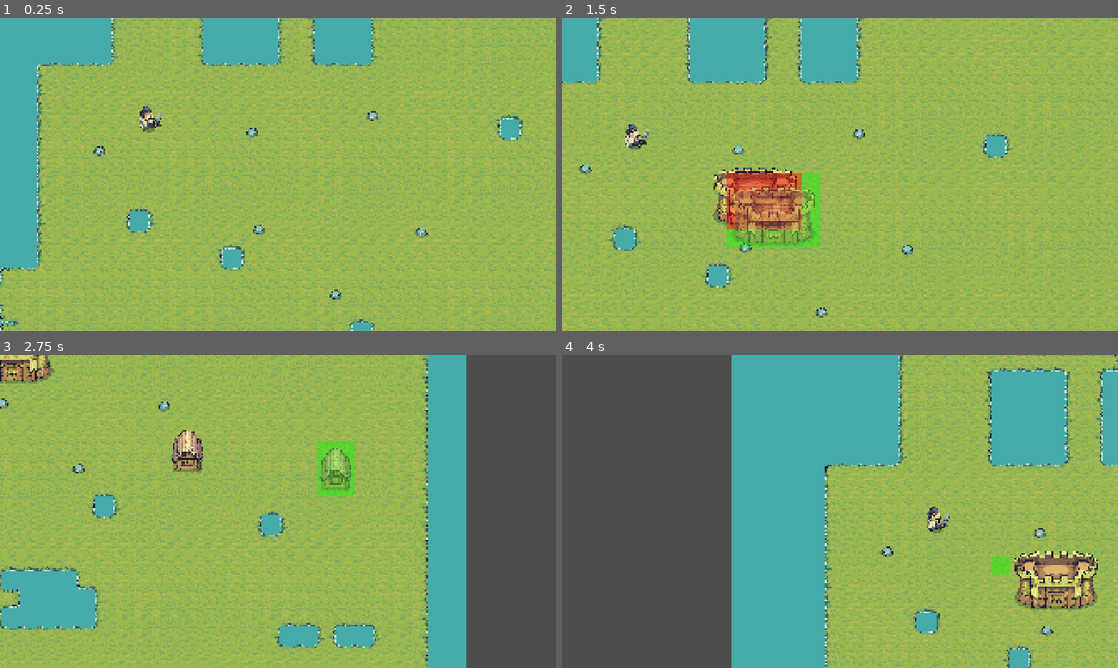
Above: before the commit, frames 1-4 (two rows, left to right).
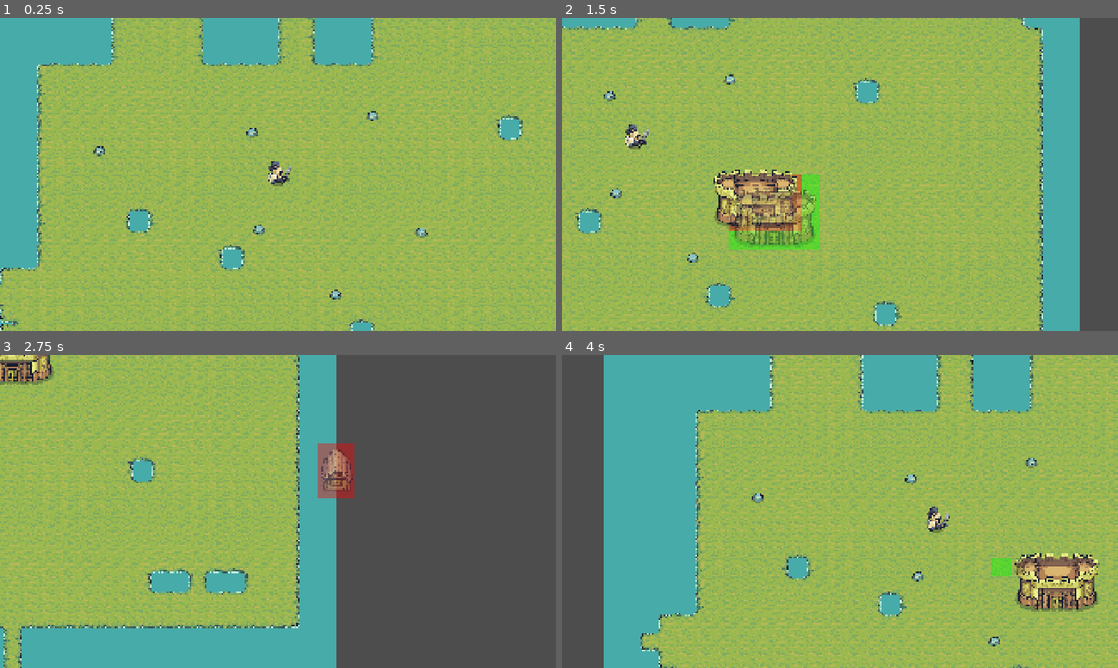
Above: after the commit, the same moments.

Repository: pescmy/tiny-billions
Game: Godot game, scene res://scenes/world/world.tscn
Two runs of this game, one before a commit and one after it. Both use one fixed random seed, a clock stepped at 60 frames per second and the inputs below.
Inputs (mouse positions are in pixels of both pictures, inside the frame that each line leads up to):
- Up to frame 1 (0.25 s): no input
- Up to frame 2 (1.5 s): tap Enter at 0.5 s; move the mouse to (962, 158) at 0.52 s; hold D (right) 0.53-1.28 s; tap Space (find_king) at 0.6 s; click (962, 158) at 0.67 s; move the mouse to (728, 190) at 1.27 s; hold S (down) from 1.28 s (still down); tap 1 at 1.35 s; click (728, 190) at 1.42 s
- Up to frame 3 (2.75 s): move the mouse to (333, 442) at 2.02 s; release S (down) at 2.03 s; hold D (right) from 2.03 s (still down); tap 2 at 2.1 s; click (333, 442) at 2.17 s
- Up to frame 4 (4 s): move the mouse to (812, 574) at 2.77 s; release D (right) at 2.78 s; hold W (up) 2.78-3.53 s; tap 3 at 2.85 s; click (812, 574) at 2.92 s; move the mouse to (1006, 558) at 3.52 s; hold A (left) from 3.53 s (still down); tap Space (find_king) at 3.6 s; click (1006, 558) at 3.67 s

The runs differ from the first frame. In frame 1, 0.4% of the frame differs, in the area x 25-53%, y 28-54%; in frame 2, 52%; in frame 3, 57%; in frame 4, 65%, in the area x 7-100%, y 0-100%.

Commit message:
add in king radius for building and update ghost preview to accomodate

Diff:
--- a/project.godot
+++ b/project.godot
@@ -85,6 +85,7 @@
 2d_physics/layer_3="Enemies"
 2d_physics/layer_4="Buildings"
 2d_physics/layer_5="Objects"
+2d_physics/layer_6="BuildZone"
 
 [physics]
 
--- a/scenes/buildings/base/house.tscn
+++ b/scenes/buildings/base/house.tscn
@@ -7,6 +7,8 @@
 size = Vector2(70, 75)
 
 [node name="House" type="StaticBody2D" unique_id=1579707852]
+collision_layer = 9
+collision_mask = 0
 script = ExtResource("1_37mxk")
 grid_size = Vector2i(2, 3)
 
--- a/scenes/buildings/base/towncentre.tscn
+++ b/scenes/buildings/base/towncentre.tscn
@@ -7,6 +7,8 @@
 size = Vector2(224, 104)
 
 [node name="TownCentre" type="StaticBody2D" unique_id=1579707852]
+collision_layer = 8
+collision_mask = 0
 script = ExtResource("1_5fqts")
 grid_size = Vector2i(5, 4)
 
--- a/scenes/buildings/base/wall.tscn
+++ b/scenes/buildings/base/wall.tscn
@@ -7,6 +7,8 @@
 size = Vector2(64, 64)
 
 [node name="Wall" type="StaticBody2D" unique_id=1579707852]
+collision_layer = 8
+collision_mask = 0
 script = ExtResource("1_aj1e4")
 
 [node name="Sprite2D" type="Sprite2D" parent="." unique_id=536271453]
--- a/scenes/player/king.tscn
+++ b/scenes/player/king.tscn
@@ -6,6 +6,9 @@
 [sub_resource type="CapsuleShape2D" id="CapsuleShape2D_v7dht"]
 radius = 12.0
 height = 46.0
+
+[sub_resource type="CircleShape2D" id="CircleShape2D_v7dht"]
+radius = 500.0
 
 [node name="King" type="CharacterBody2D" unique_id=1401887729]
 collision_layer = 2
@@ -24,3 +27,10 @@
 simplify_path = true
 avoidance_enabled = true
 debug_enabled = true
+
+[node name="BuildRadius" type="Area2D" parent="." unique_id=317352294]
+collision_layer = 32
+collision_mask = 0
+
+[node name="CollisionShape2D" type="CollisionShape2D" parent="BuildRadius" unique_id=361956502]
+shape = SubResource("CircleShape2D_v7dht")
--- a/scenes/world/world.tscn
+++ b/scenes/world/world.tscn
@@ -65,9 +65,8 @@
 [node name="Characters" type="Node2D" parent="." unique_id=678179957]
 
 [node name="King" parent="Characters" unique_id=1401887729 instance=ExtResource("6_t5ptc")]
-position = Vector2(-445, -187)
 collision_mask = 28
 
+[node name="GridVisual" parent="." unique_id=1307838698 instance=ExtResource("11_5qq27")]
+
 [node name="Buildings" type="Node2D" parent="." unique_id=1179630860]
-
-[node name="GridVisual" parent="." unique_id=1307838698 instance=ExtResource("11_5qq27")]
--- a/scripts/build_manager.gd
+++ b/scripts/build_manager.gd
@@ -13,15 +13,16 @@
 	"wall": Vector2i(1, 1)
 }
 
-
 var current_building_type: String = ""
 var current_building_size: Vector2i = Vector2i(1, 1)
-
 
 var occupied_cells: Dictionary = {}
 
 var in_build_mode: bool = false
+var build_in_king_radius: bool = false
 var current_build_scene: PackedScene = null
+
+var king_global_position: Vector2 = Vector2.ZERO
 
 signal building_selected(scene: PackedScene)
 signal exit_build_mode
@@ -32,12 +33,22 @@
 
 
 func can_place_building(grid_position) -> bool:
-	for x in current_building_size.x:
-		for y in current_building_size.y:
-			var cell = grid_position + Vector2i(x, y)
-			if occupied_cells.has(cell):
-				return false
+	if build_in_king_radius:
+		for x in current_building_size.x:
+			for y in current_building_size.y:
+				var cell = grid_position + Vector2i(x, y)
+				if occupied_cells.has(cell):
+					return false
 	return true
+
+
+func in_king_radius(king_position: Vector2, mouse_position: Vector2) -> bool:
+	var allowed_distance: float = 500.0
+
+	if king_position.distance_to(mouse_position) <= allowed_distance:
+		build_in_king_radius = true
+		return true
+	return false
 
 
 func mark_cell_occupied(grid_position, building) -> void:
--- a/scripts/grid_visual.gd
+++ b/scripts/grid_visual.gd
@@ -1,22 +1,26 @@
 extends Node2D
 
-
+var king_position: Vector2
 
 
 func _process(_delta: float) -> void:
 	queue_redraw()
+
 
 func _draw() -> void:
 	var mouse_position = get_global_mouse_position()
 	var grid_position = GridHelper.world_to_grid(mouse_position)
 	var building_size: Vector2i = BuildManager.current_building_size
 
+	var is_in_radius = BuildManager.in_king_radius(king_position, mouse_position)
+
 	if BuildManager.in_build_mode:
 		for x in building_size.x:
 			for y in building_size.y:
-				var cell = grid_position + Vector2i(x, y)  # which tile are we on
-				var cell_world = GridHelper.grid_to_world(cell)  # where is that tile in the world
-				if BuildManager.is_cell_occupied(cell):  # check THIS cell not the anchor
+				var cell = grid_position + Vector2i(x, y)
+				var cell_world = GridHelper.grid_to_world(cell)
+
+				if BuildManager.is_cell_occupied(cell) or not is_in_radius:
 					draw_rect(Rect2i(cell_world, Vector2i(64, 64)), Color(1, 0, 0, 0.4))
 				else:
 					draw_rect(Rect2i(cell_world, Vector2i(64, 64)), Color(0, 1, 0, 0.4))
--- a/scripts/king.gd
+++ b/scripts/king.gd
@@ -2,23 +2,22 @@
 
 
 @export var speed: int = 250
-@onready var navigation_agent: = $NavigationAgent2D
+@onready var navigation_agent := $NavigationAgent2D
+@onready var build_radius = $BuildRadius/CollisionShape2D
+var radius_size: float = 500.0
 var clicked_position: Vector2
+
+signal king_position_changed(global_position: Vector2)
+
+func _ready() -> void:
+	if build_radius.shape is CircleShape2D:
+		build_radius.shape.radius = radius_size
+
 
 func _physics_process(_delta: float) -> void:
 	# Wait one physics frame to make sure the NavigationServer is synchronized
 	await get_tree().physics_frame
 	_move_king()
-
-
-
-func _unhandled_input(event: InputEvent) -> void:
-	if event is InputEventMouseButton:
-		# Check if it's a right-click AND ensure it's the press event, not the release
-		if event.button_index == MOUSE_BUTTON_RIGHT and event.pressed:
-			clicked_position = get_global_mouse_position()
-			navigation_agent.target_position = clicked_position
-			print("Right click target set to: ", clicked_position)
 
 
 func _move_king() -> void:
@@ -31,8 +30,8 @@
 	velocity = direction * speed
 
 	_animate(direction.x, direction.y)
-
 	move_and_slide()
+	king_position_changed.emit(global_position)
 
 
 func _animate(x, _y) -> void:
@@ -40,3 +39,12 @@
 		$Sprite2D.flip_h = true
 	if x > 0:
 		$Sprite2D.flip_h = false
+
+
+func _unhandled_input(event: InputEvent) -> void:
+	if event is InputEventMouseButton:
+		# Check if it's a right-click AND ensure it's the press event, not the release
+		if event.button_index == MOUSE_BUTTON_RIGHT and event.pressed:
+			clicked_position = get_global_mouse_position()
+			navigation_agent.target_position = clicked_position
+			print("Right click target set to: ", clicked_position)
--- a/scripts/world.gd
+++ b/scripts/world.gd
@@ -4,16 +4,21 @@
 var mouse_position: Vector2
 var grid_position: Vector2i
 @onready var buildings: Node2D = $Buildings
+@onready var king = $Characters/King
+var king_position: Vector2
 var ghost: Node2D = null
+
 
 func _ready() -> void:
 	$WorldNavigation.bake_navigation_polygon()
 	BuildManager.building_selected.connect(_on_building_selected)
 	BuildManager.exit_build_mode.connect(_on_exit_build_mode)
+	king.king_position_changed.connect(_on_king_position_changed)
 
 
 func _process(_delta: float) -> void:
 	check_mouse_position()
+	$GridVisual.king_position = king.global_position
 	if ghost:
 		ghost.global_position = GridHelper.grid_to_world(grid_position)
 
@@ -29,13 +34,12 @@
 	var world_position = GridHelper.grid_to_world(grid_position)
 	var building_type: String = BuildManager.current_building_type
 
-	if BuildManager.can_place_building(grid_position):
+	if BuildManager.can_place_building(grid_position) and BuildManager.in_king_radius(king_position, mouse_position):
 		new_building.global_position = world_position
 		buildings.add_child(new_building)
 
 		BuildManager.mark_cell_occupied(grid_position, building_type)
 
-		print("world_position" + str(world_position))
 		delete_ghost_building()
 		create_ghost_building(BuildManager.current_build_scene)
 	else:
@@ -47,7 +51,6 @@
 func create_ghost_building(building) -> void:
 	delete_ghost_building()
 	ghost = building.instantiate()
-	var world_position = GridHelper.grid_to_world(grid_position)
 
 	ghost.modulate = Color(1, 1, 1, 0.5)
 	add_child(ghost)
@@ -66,6 +69,12 @@
 func _on_exit_build_mode() -> void:
 	delete_ghost_building()
 
+
+func _on_king_position_changed(king_global_position) -> void:
+	king_position = king_global_position
+	#print(king_position)
+
+
 func _unhandled_input(event: InputEvent) -> void:
 	if event is InputEventMouseButton and event.pressed and BuildManager.in_build_mode:
 		match event.button_index:
Not shown, changed: data/todo.txt
